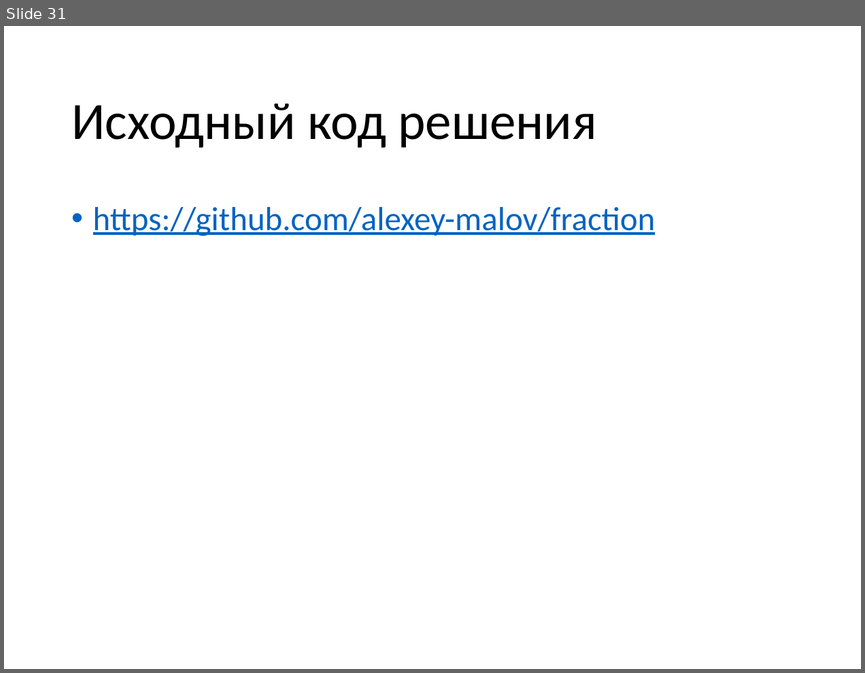
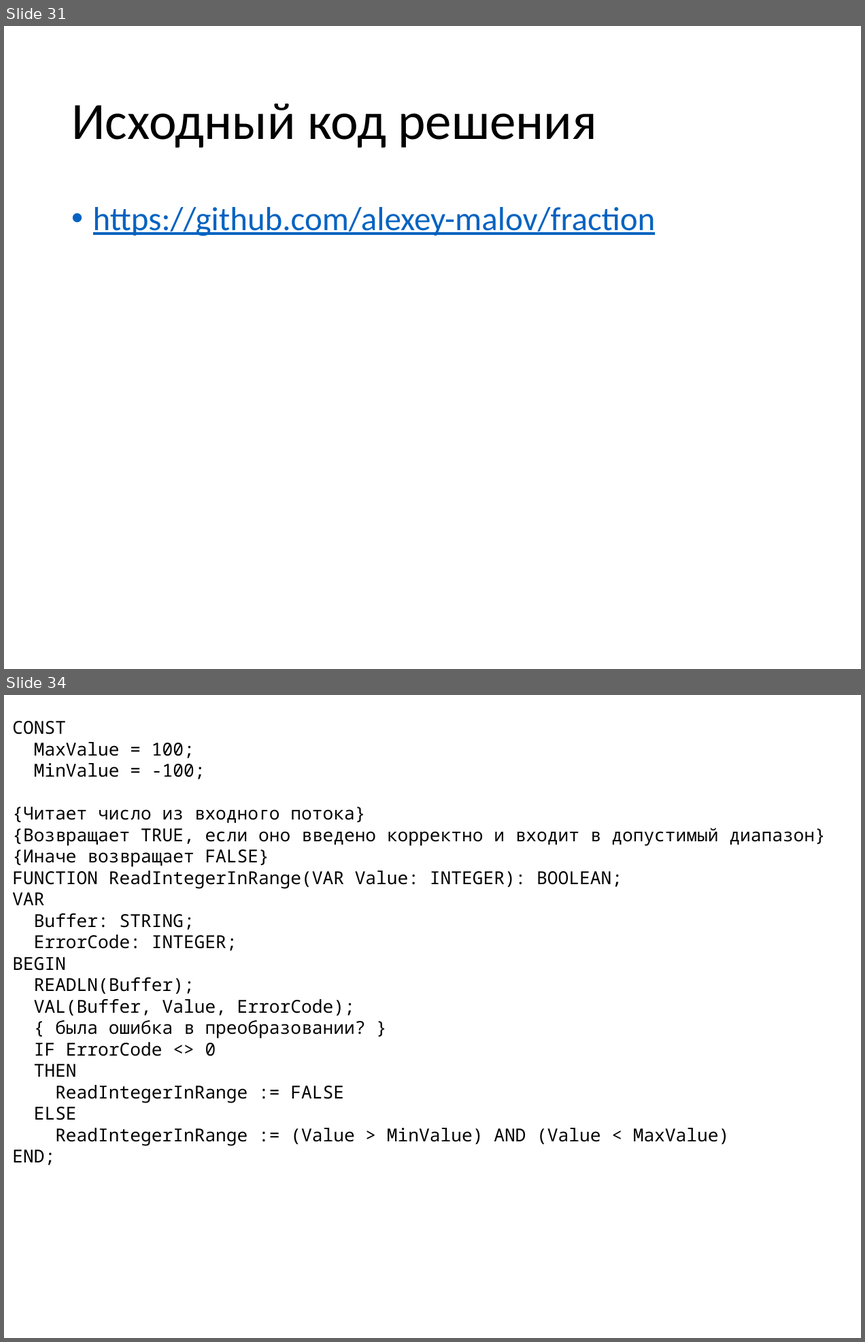
Before and after one commit to alexey-malov/fraction, a slide deck: Explanation.pptx. Shown one above the other, each under a label of ours: slide 31 before the commit, slides 31 and 34 after it; the slides between them are not shown. The pictures are 865x673 and 865x1342 pixels, drawn with LibreOffice and Linux fonts; fonts in the diff are those of the drawing. Boxes give left, top, right and bottom in pixels: in the first picture for what was removed or moved away, otherwise in the second. Text is boxed around its words. In the diff, an @@ line names an element or a change of style, - is before the commit and + after.

```diff
--- a/Explanation.pptx
+++ b/Explanation.pptx
@@ slide 34 added at (x1=4, y1=695, x2=861, y2=1338), background #FFFFFF @@
@@ text added at (x1=12, y1=721, x2=825, y2=1165), 15 pt, text #000000 @@
+CONST
+MaxValue = 100;
+MinValue = -100;
+{Читает число из входного потока}
+{Возвращает TRUE, если оно введено корректно и входит в допустимый диапазон}
+{Иначе возвращает FALSE}
+FUNCTION ReadIntegerInRange(VAR Value: INTEGER): BOOLEAN;
+VAR
+Buffer: STRING;
+ErrorCode: INTEGER;
+BEGIN
+READLN(Buffer);
+VAL(Buffer, Value, ErrorCode);
+{ была ошибка в преобразовании? }
+IF ErrorCode <> 0
+THEN
+ReadIntegerInRange := FALSE
+ELSE
+ReadIntegerInRange := (Value > MinValue) AND (Value < MaxValue)
+END;
```
Also in this commit, not shown: 1 slide changed, 10 other slides added.
